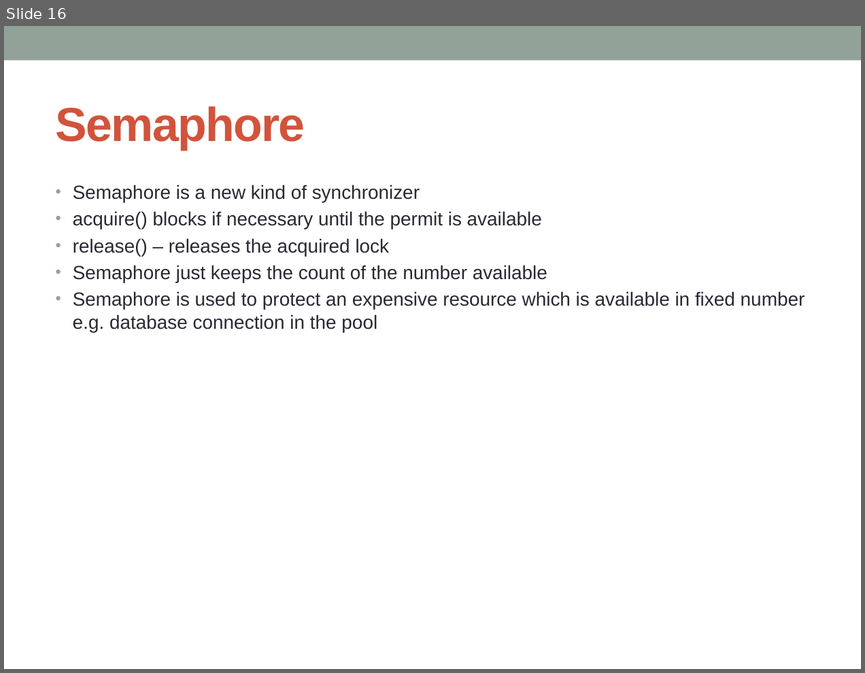
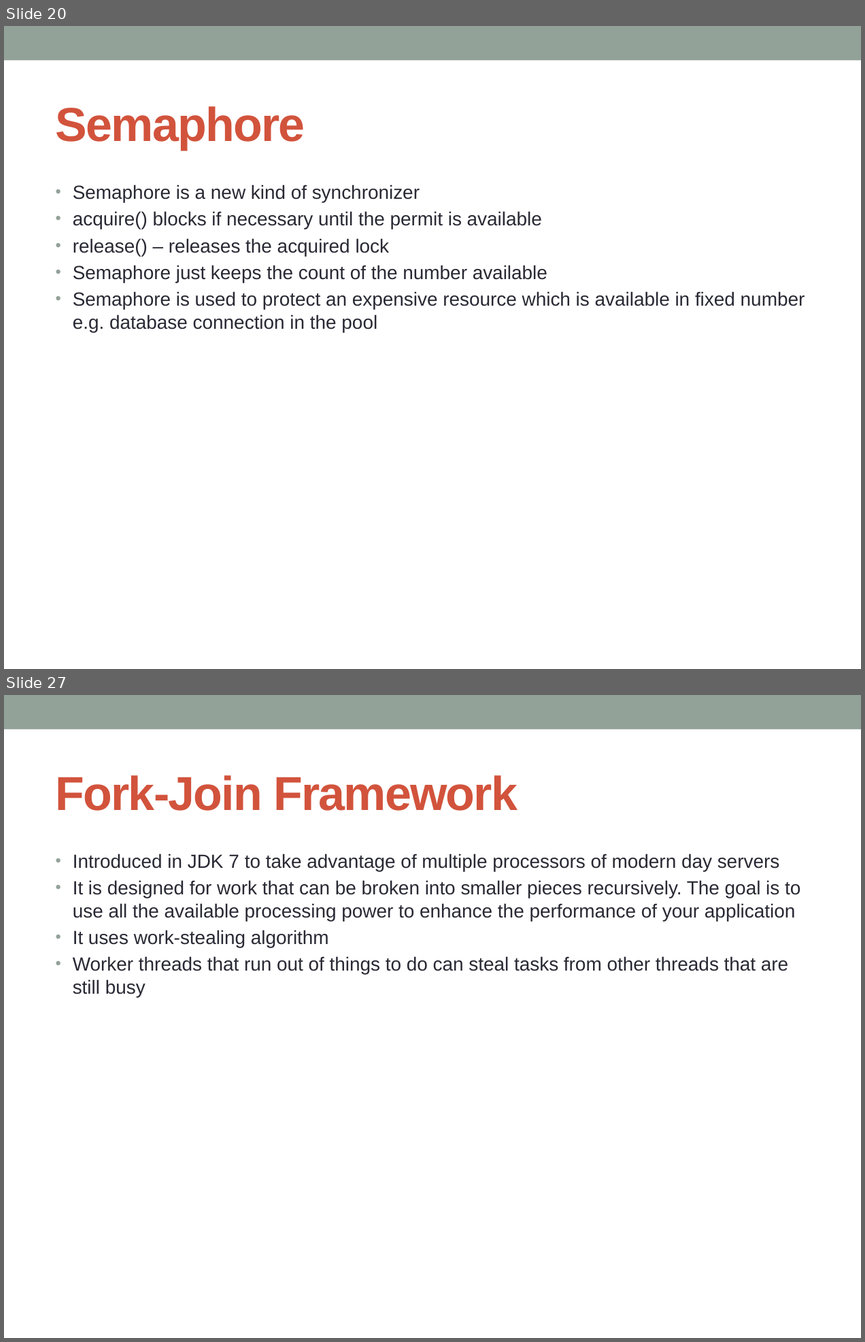
Before and after one commit to notionquest/ProjectDocumentation, a slide deck: MultiThreading.pptx. Shown one above the other, each under a label of ours: slide 16 before the commit, slides 20 and 27 after it; the slides between them are not shown. The pictures are 865x673 and 865x1342 pixels, drawn with LibreOffice and Linux fonts; fonts in the diff are those of the drawing. Boxes give left, top, right and bottom in pixels: in the first picture for what was removed or moved away, otherwise in the second. Text is boxed around its words. In the diff, an @@ line names an element or a change of style, - is before the commit and + after.

Commit message:
Multi thread updated

```diff
--- a/MultiThreading.pptx
+++ b/MultiThreading.pptx
@@ slide 27 added at <box>4,695,861,1338</box>, background #FFFFFF; not listed: 1 template element that a slide beside it also shows @@
@@ title added at <box>56,775,517,811</box>, 40 pt, text #D2533C, bold @@
+Fork-Join Framework
@@ text added at <box>73,853,800,997</box>, 16 pt, text #292934 @@
+• Introduced in JDK 7 to take advantage of multiple processors of modern day servers
+• It is designed for work that can be broken into smaller pieces recursively. The goal is to use all the available processing power to enhance the performance of your application
+• It uses work-stealing algorithm
+• Worker threads that run out of things to do can steal tasks from other threads that are still busy
@@ what was slide 16 is now slide 20 @@
```
Also in this commit, not shown: 3 slides changed, 10 other slides added.
